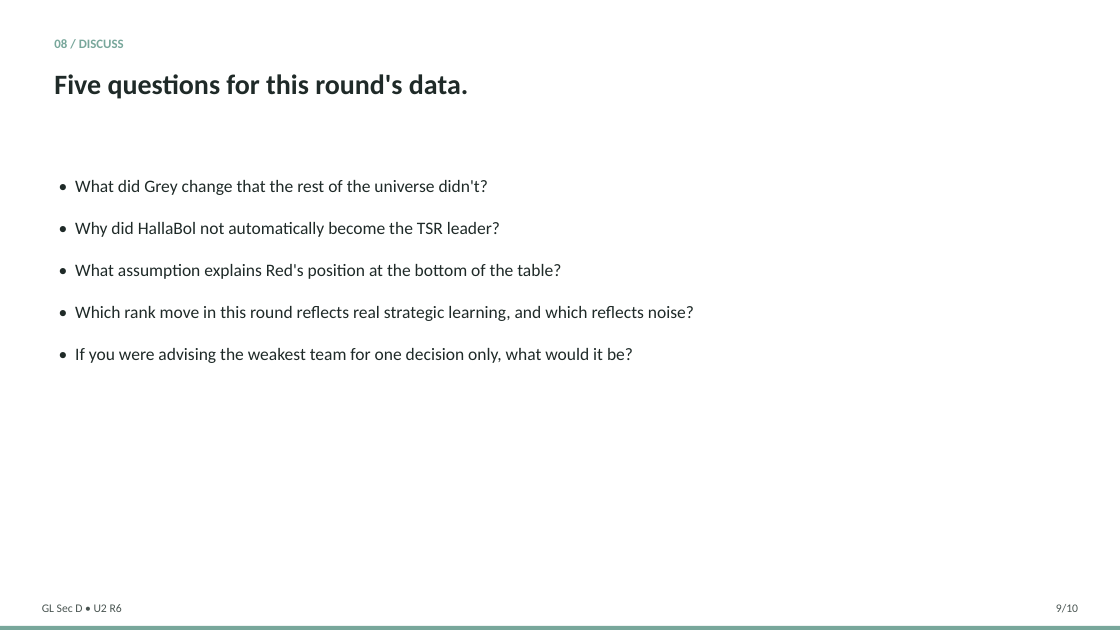
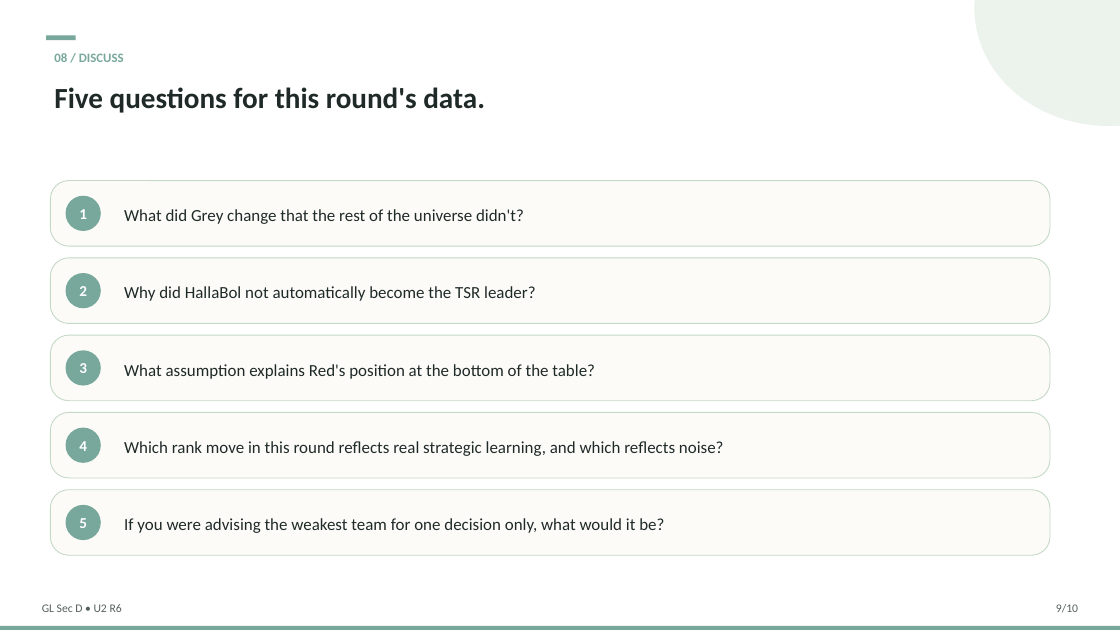
Before and after one commit to swapnilsahoo/swapnilsahoo-next, a slide deck: slide 9 of public/documents/business-simulation/round-6/section-d/section-d-round6-universe2-debrief.pptx. Drawn at 1120x630 pixels with LibreOffice and Linux fonts; fonts in the diff are those of the drawing. Boxes give left, top, right and bottom in pixels: in the first picture for what was removed or moved away, otherwise in the second. Text is boxed around its words. In the diff, an @@ line names an element or a change of style, - is before the commit and + after.

```diff
--- a/public/documents/business-simulation/round-6/section-d/section-d-round6-universe2-debrief.pptx
+++ b/public/documents/business-simulation/round-6/section-d/section-d-round6-universe2-debrief.pptx
@@ ellipse added at (975, 0, 1120, 126), fill #DDE8DE at 55% opacity @@
@@ text "08 / DISCUSS": place and size @@
-text "08 / DISCUSS" at (54, 39, 124, 48)
+text "08 / DISCUSS" at (54, 53, 124, 62)
@@ rectangle added at (46, 35, 76, 40), fill #78A79B @@
@@ text "Five questions for this round's ...": place and size @@
-text "Five questions for this round's ..." at (54, 74, 468, 99)
+text "Five questions for this round's ..." at (54, 87, 485, 113)
@@ text "Five questions for this round's ..." at (54, 87, 485, 113): size 24 to 25 pt @@
@@ rounded rectangle added at (50, 181, 1050, 246), fill #FCFBF8, outline #C3D8C5 0.75 pt @@
@@ ellipse added at (66, 196, 101, 231), fill #78A79B, 13 pt, text #FFFFFF, bold @@
+1
@@ text removed at (75, 180, 694, 363) @@
-• What did Grey change that the rest of the universe didn't?
-• Why did HallaBol not automatically become the TSR leader?
-• What assumption explains Red's position at the bottom of the table?
-• Which rank move in this round reflects real strategic learning, and which reflects noise?
-• If you were advising the weakest team for one decision only, what would it be?
@@ text added at (124, 209, 524, 224), 14.5 pt, text #1F2A28 @@
+What did Grey change that the rest of the universe didn't?
@@ rounded rectangle added at (50, 258, 1050, 323), fill #FCFBF8, outline #C3D8C5 0.75 pt @@
@@ ellipse added at (66, 273, 101, 308), fill #78A79B, 13 pt, text #FFFFFF, bold @@
+2
@@ text added at (124, 286, 536, 301), 14.5 pt, text #1F2A28 @@
+Why did HallaBol not automatically become the TSR leader?
@@ rounded rectangle added at (50, 335, 1050, 401), fill #FCFBF8, outline #C3D8C5 0.75 pt @@
@@ ellipse added at (66, 350, 101, 386), fill #78A79B, 13 pt, text #FFFFFF, bold @@
+3
@@ text added at (124, 364, 595, 379), 14.5 pt, text #1F2A28 @@
+What assumption explains Red's position at the bottom of the table?
@@ rounded rectangle added at (50, 413, 1050, 478), fill #FCFBF8, outline #C3D8C5 0.75 pt @@
@@ ellipse added at (66, 428, 101, 463), fill #78A79B, 13 pt, text #FFFFFF, bold @@
+4
@@ text added at (124, 441, 724, 456), 14.5 pt, text #1F2A28 @@
+Which rank move in this round reflects real strategic learning, and which reflects noise?
@@ rounded rectangle added at (50, 490, 1050, 555), fill #FCFBF8, outline #C3D8C5 0.75 pt @@
@@ ellipse added at (66, 505, 101, 540), fill #78A79B, 13 pt, text #FFFFFF, bold @@
+5
@@ text added at (124, 518, 664, 533), 14.5 pt, text #1F2A28 @@
+If you were advising the weakest team for one decision only, what would it be?
```
Also in this commit, not shown: 9 other slides changed, 5 other files.
